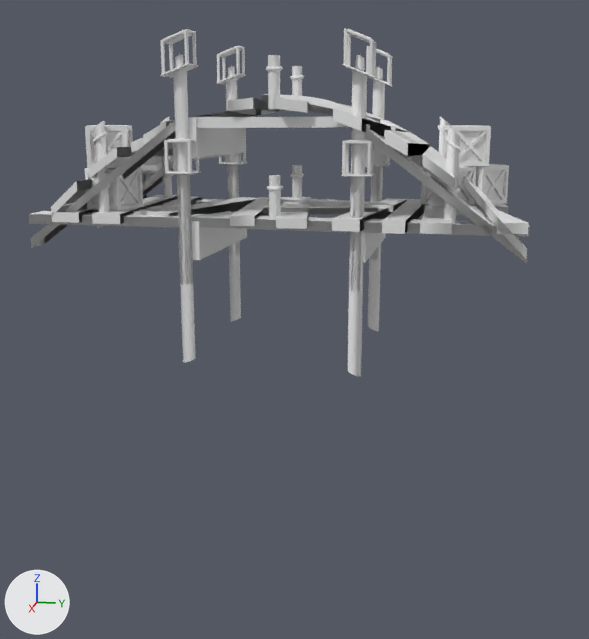
What one commit did to the FBX model Assets/Meshes/Architecture/DockVersions.fbx.
Camera for both pictures: a 50 mm lens placed at (18.18, 3.87, 1.76), pointed at (-0.05, 0.23, -2.8). Every picture has the same lights, and +X, +Y and +Z are marked at lower left. Materials are left out; every surface is plain grey. Where no turn or scale is listed for an object, it has been applied to the vertices.

The scene before the commit, as lines of its bpy script (objects in view):
```python
me_mesh = bpy.data.meshes.new('Mesh')
me_mesh.from_pydata(...)  # 2066 vertices, 1735 faces; spans x -2.4..2.4, y -5.22..5.22, z -1.63..1.63
me_mesh.materials.append(mat_initialshadinggroup)
me_mesh_001 = bpy.data.meshes.new('Mesh.001')
me_mesh_001.from_pydata(...)  # 1273 vertices, 1089 faces; spans x -2.4..2.4, y -5.22..5.22, z -3.47..3.47
me_mesh_001.materials.append(mat_initialshadinggroup)
ob_dock = bpy.data.objects.new('Dock', me_mesh)
ob_dock.location = (0.0, 0.0, 0.0)
ob_dock001 = bpy.data.objects.new('Dock001', me_mesh_001)
ob_dock001.location = (0.0, 0.0, 0.0)
```
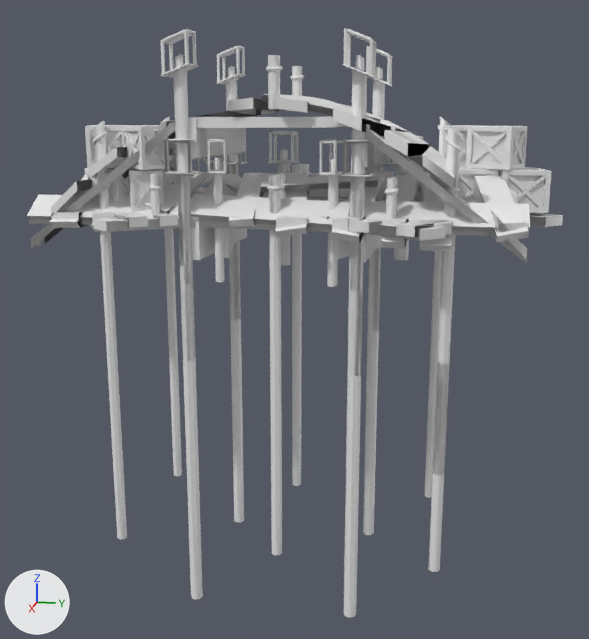
Edits to the bpy script that builds the scene:
```text
Add me_mesh_002:
    me_mesh_002.from_pydata(...)  # 2063 vertices, 1735 faces; spans x -2.92..2.92, y -6.06..6.06, z -1.63..1.63
Add me_mesh_003:
    me_mesh_003.from_pydata(...)  # 1774 vertices, 1561 faces; spans x -2.45..2.45, y -5.22..5.22, z -5.23..5.23
Add me_mesh_004:
    me_mesh_004.from_pydata(...)  # 196 vertices, 170 faces; spans x -0.3..0.3, y -0.3..0.3, z -1.5..1.5
Add ob_dock002:
    ob_dock002 = bpy.data.objects.new('Dock002', me_mesh_002)
    ob_dock002.location = (0.0, 0.0, 0.0)
Add ob_dock003:
    ob_dock003 = bpy.data.objects.new('Dock003', me_mesh_003)
    ob_dock003.location = (0.0, 0.0, -3.87)
Add ob_torch:
    ob_torch = bpy.data.objects.new('Torch', me_mesh_004)
    ob_torch.location = (0.0, 0.0, 0.0)
```

Where the change shows, as pixel boxes (x1, y1, x2, y2) in the pictures (589 x 639 px):
'Dock003', added
    after: (27, 140, 530, 618)
'Dock002', added
    after: (93, 125, 563, 287)
'Torch', added
    after: (268, 131, 299, 266)
'Dock', unchanged, covered by the edit
    before: (29, 125, 530, 291)
    after: (29, 125, 529, 291)
